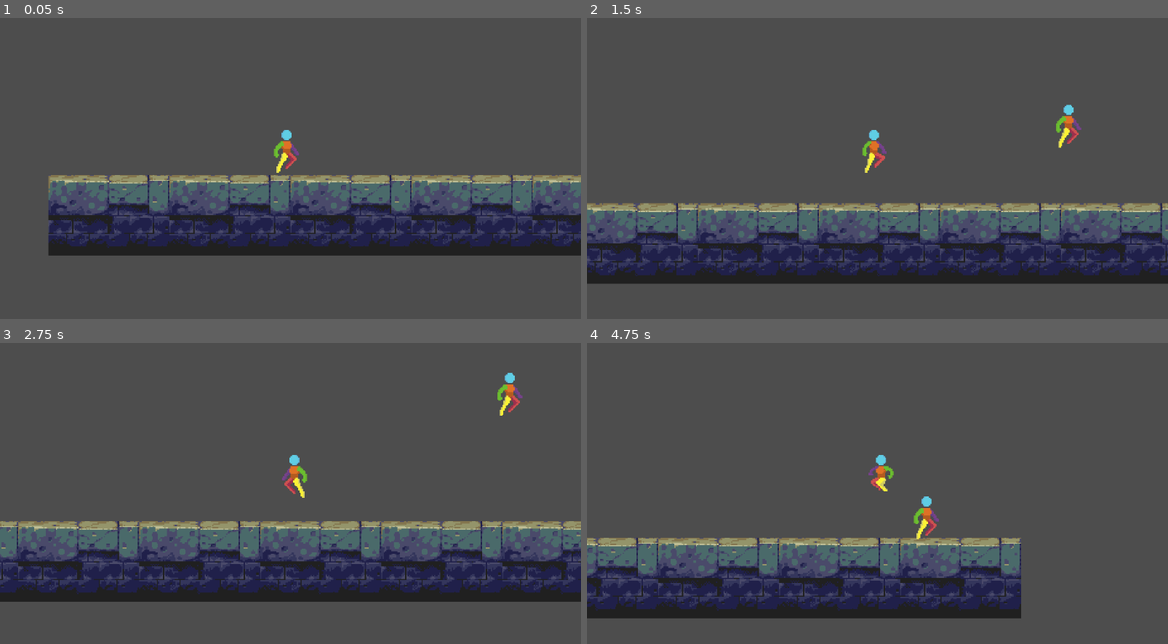
Above: before the commit, frames 1-4 (two rows, left to right).
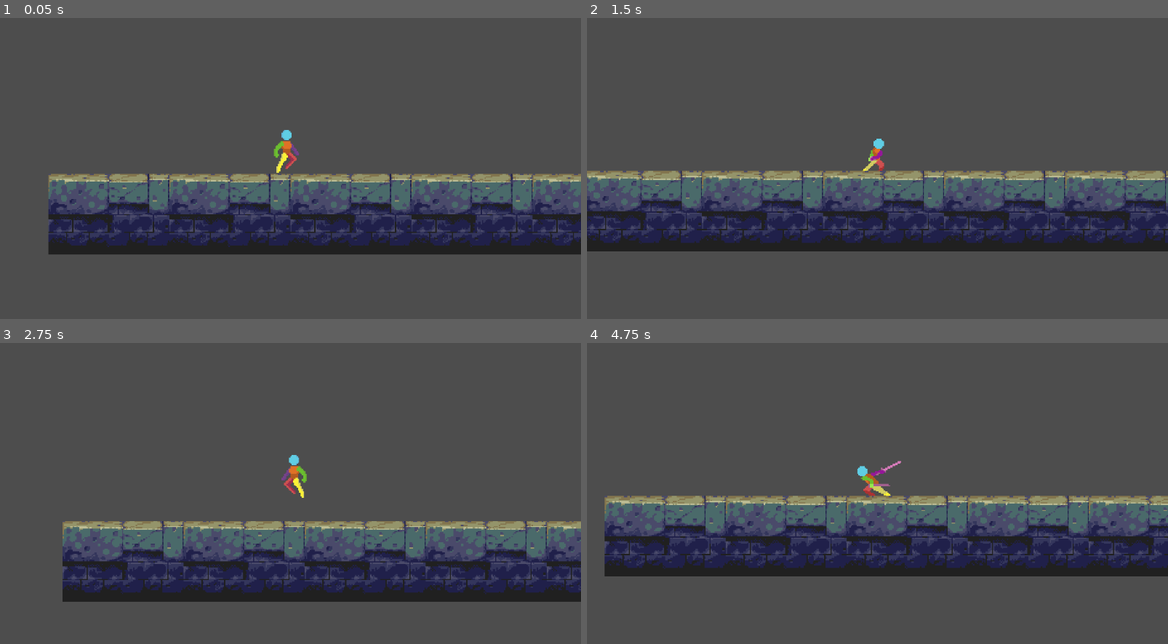
Above: after the commit, the same moments.

Repository: KubaPlay/godotsoulovka
Game: Godot game, scene res://scenes/scene_tutorial.tscn
Two runs of this game, one before a commit and one after it. Both use one fixed random seed, a clock stepped at 60 frames per second and the inputs below. Before the commit the project has no main scene; this scene is started directly in both runs.
Inputs:
- Up to frame 1 (0.05 s): no input
- Up to frame 2 (1.5 s): tap Enter (ui_accept) at 0.5 s; hold D (move_right) from 0.53 s (still down); tap K (attack, bound only after the commit) at 0.6 s; tap Space (jump) at 0.77, 0.8, 1.07, 1.35 s
- Up to frame 3 (2.75 s): tap Space (jump) at 1.52, 1.82, 2.3 s; tap K (attack, bound only after the commit) at 1.55, 2.1 s; release D (move_right) at 2.03 s; hold A (move_left) from 2.03 s (still down)
- Up to frame 4 (4.75 s): release A (move_left) at 2.78 s; hold D (move_right) 2.78-4.28 s; tap K (attack, bound only after the commit) at 2.85, 4.35 s; tap Space (jump) at 3.02, 3.32, 3.6, 3.77, 4.07, 4.52 s; hold A (move_left) from 4.28 s (still down)

The runs differ from the first frame. In frame 1, 3.9% of the frame differs, in the area x 8-100%, y 51-79%; in frame 2, 34%; in frame 3, 12%; in frame 4, 36%, in the area x 0-100%, y 37-92%.

Commit message:
update 0.2
combo system
attack bug fixed
animations fixed

Diff:
--- a/firstgame/assets/player.gd
+++ b/firstgame/assets/player.gd
@@ -1,66 +1,193 @@
 extends CharacterBody2D
-
 
 const SPEED = 150.0
 const JUMP_VELOCITY = -250.0
+const ATTACK_MOVEMENT_SPEED_FACTOR = 0.25 # Jak rychle se lze pohybovat během pozemního útoku (0.0 = žádný, 1.0 = plná rychlost)
 
-var running = false
-var jumping = false
-var attacking = false
+var gravity = ProjectSettings.get_setting("physics/2d/default_gravity")
 
+var running: bool = false
+# Proměnná jumping se může odstranit, pokud ji nepoužíváte jinde,
+# protože stav ve vzduchu se určuje primárně přes `not is_on_floor()`
+# var jumping: bool = false
 
-@onready var sprite = $Animace
+var current_attack_name: String = ""
+var can_link_to_m2: bool = false
+
+@onready var sprite: AnimatedSprite2D = $Animace
+@onready var combo_window_timer: Timer = Timer.new()
+
+const COMBO_WINDOW_DURATION: float = 0.3
 
 func _ready():
+	# ... (kód _ready zůstává stejný jako v předchozí odpovědi)
+	if not sprite:
+		printerr("CHYBA: Node $Animace nenalezen!")
+		return
+
+	if not sprite.is_connected("animation_finished", Callable(self, "_on_Animace_animation_finished")):
+		var error_code = sprite.connect("animation_finished", Callable(self, "_on_Animace_animation_finished"))
+		if error_code == OK:
+			print("DEBUG: Signál 'animation_finished' byl úspěšně programově připojen.")
+		else:
+			printerr("CHYBA: Nepodařilo se programově připojit signál 'animation_finished', kód chyby: ", error_code)
+
+	combo_window_timer.name = "ComboWindowTimer"
+	combo_window_timer.wait_time = COMBO_WINDOW_DURATION
+	combo_window_timer.one_shot = true
+	combo_window_timer.connect("timeout", Callable(self, "_on_ComboWindowTimer_timeout"))
+	add_child(combo_window_timer)
+
+	print("DEBUG: _ready() dokončeno. Výchozí animace: idle")
 	sprite.play("idle")
 
 
+func _on_Animace_animation_finished():
+	# ... (kód _on_Animace_animation_finished zůstává stejný)
+	print("DEBUG_SIGNAL: Animace dokončena: '", sprite.animation, "'")
+	print("DEBUG_SIGNAL: Aktuální útok byl: '", current_attack_name, "'")
+
+	var finished_anim = sprite.animation
+
+	if finished_anim == current_attack_name:
+		if finished_anim == "m1":
+			can_link_to_m2 = true
+			combo_window_timer.start()
+			print("DEBUG_SIGNAL: 'm1' skončila. Combo okno pro 'm2' otevřeno.")
+		elif finished_anim == "m2":
+			print("DEBUG_SIGNAL: 'm2' skončila. Ukončuji útok.")
+			current_attack_name = ""
+			can_link_to_m2 = false
+	elif current_attack_name != "":
+		print("DEBUG_SIGNAL: Skončila animace '", finished_anim, "', ale očekával se konec '", current_attack_name, "'. Resetuji útok.")
+		current_attack_name = ""
+		can_link_to_m2 = false
+
+
+func _on_ComboWindowTimer_timeout():
+	# ... (kód _on_ComboWindowTimer_timeout zůstává stejný)
+	if can_link_to_m2:
+		print("DEBUG_TIMER: Combo okno pro 'm2' vypršelo. Ukončuji útok po 'm1'.")
+		can_link_to_m2 = false
+		if current_attack_name == "m1":
+			current_attack_name = ""
+
+
+func _is_attacking() -> bool:
+	return current_attack_name != ""
+
+
 func _physics_process(delta: float) -> void:
-	# Add the gravity.
+	if not sprite: return
+
+	# GRAVITACE - aplikuje se vždy, i během útoku
 	if not is_on_floor():
-		velocity += get_gravity() * delta
+		velocity.y += gravity * delta
 
-	# Handle jump.
-	if Input.is_action_just_pressed("jump") and is_on_floor():
+	# SKÁKÁNÍ
+	# `_is_attacking()` kontrola zůstává, aby se nedalo skočit uprostřed útoku (běžné chování)
+	if Input.is_action_just_pressed("jump") and is_on_floor() and not _is_attacking():
 		velocity.y = JUMP_VELOCITY
-		jumping = true
+		# jumping = true # nepotřebujeme nutně, sprite pro skok se řídí is_on_floor()
+		print("DEBUG: Skok")
 
-	if is_on_floor():
-		jumping = false
+	# if is_on_floor(): # Tuto část už explicitně nepotřebujeme pro jumping flag
+	# 	jumping = false
 
-	# Get the input direction and handle the movement/deceleration.
-	# As good practice, you should replace UI actions with custom gameplay actions.
+
+	# POHYB (VSTUP OD HRÁČE)
 	var direction := Input.get_axis("move_left", "move_right")
 
+	# ZPRACOVÁNÍ VSTUPU PRO ÚTOK - nyní možné i ve vzduchu
+	if Input.is_action_just_pressed("attack"): # Odstraněna podmínka is_on_floor()
+		if not _is_attacking():
+			print("DEBUG_INPUT: Detekován vstup pro útok. Zahajuji 'm1'.")
+			current_attack_name = "m1"
+			sprite.play("m1")
+			can_link_to_m2 = false
+			if not combo_window_timer.is_stopped():
+				combo_window_timer.stop()
 
-	#animace pro běh
-	var running := direction != 0
+			# Ovlivnění pohybu při zahájení útoku
+			if not is_on_floor():
+				# Ve vzduchu chceme často menší dopad na horizontální rychlost
+				# velocity.x *= 0.5 # Např. zpomalit o 50%
+				pass # Nebo nechat hybnost jak je
+			else:
+				# Na zemi můžeme pohyb omezit více, ale ne nutně na 0
+				velocity.x = direction * SPEED * ATTACK_MOVEMENT_SPEED_FACTOR # Pro malé klouzání
+				# velocity.x = 0 # Pro úplné zastavení
+
+		elif current_attack_name == "m1" and can_link_to_m2:
+			print("DEBUG_INPUT: Detekován vstup pro combo. Zahajuji 'm2'.")
+			current_attack_name = "m2"
+			sprite.play("m2")
+			can_link_to_m2 = false
+			if not combo_window_timer.is_stopped():
+				combo_window_timer.stop()
+
+			if not is_on_floor():
+				pass # Podobně pro m2 ve vzduchu
+			else:
+				velocity.x = direction * SPEED * ATTACK_MOVEMENT_SPEED_FACTOR
+				# velocity.x = 0
 
 
+	# OTOČENÍ SPRITE
+	# Otočení povoleno, POKUD NEÚTOČÍME. Během útoku si sprite drží směr, kterým útok začal.
+	# Výjimka: pokud útočíme a jsme ve vzduchu a měníme směr, můžeme zvážit otočení,
+	# ale pro jednoduchost to zde neimplementujeme.
+	if not _is_attacking():
+		if direction > 0:
+			sprite.flip_h = false
+		elif direction < 0:
+			sprite.flip_h = true
 
-	#otáčení sprite
-	if direction == 1:
-		sprite.flip_h = false
-	elif direction == -1:
-		sprite.flip_h = true
+	# HORIZONTÁLNÍ POHYB
+	if _is_attacking():
+		# Pohyb během útoku
+		if is_on_floor():
+			# Povolíme omezený pohyb podle 'direction' během pozemního útoku
+			if direction != 0:
+				velocity.x = direction * SPEED * ATTACK_MOVEMENT_SPEED_FACTOR
+			else:
+				# Pokud hráč nedrží směr, pomalu brzdit
+				velocity.x = move_toward(velocity.x, 0, SPEED * ATTACK_MOVEMENT_SPEED_FACTOR * 2 * delta) # Rychlejší brzdění
+		else:
+			# Ve vzduchu necháme hráče ovlivňovat směr (air control),
+			# ale rychlost bude daná spíše skokem a gravitací.
+			# Můžeme aplikovat standardní air control, pokud ho máte implementovaný.
+			# Pro jednoduchost zde můžeme nechat velocity.x být ovlivněno předchozími akcemi,
+			# nebo přidat malý vliv direction:
+			if direction != 0:
+				velocity.x = move_toward(velocity.x, direction * SPEED, SPEED * 0.5 * delta) # Pomalá změna směru ve vzduchu
+			# Pokud nemáte air control, velocity.x bude pokračovat z předchozího pohybu
+	else:
+		# Normální pohyb, když neútočíme
+		running = (direction != 0) # Nastav running pouze když neútočíme a hýbeme se
+		if direction != 0:
+			velocity.x = direction * SPEED
+		else:
+			velocity.x = move_toward(velocity.x, 0, SPEED)
 
 
-	if direction:
-		velocity.x = direction * SPEED
-	else:
-		velocity.x = move_toward(velocity.x, 0, SPEED)
-
-	#animace
-	if running and is_on_floor() and !jumping:
-		sprite.play("run")
-	elif !running and is_on_floor() and !jumping:
-		sprite.play("idle")
-	elif !is_on_floor():
-		sprite.play("jump")
-
-	print("skáče?: ", jumping)
-	print("běží?: ", running)
-	print("je na zemi?: ", is_on_floor())
-	print("utoci?: ", attacking)
+	# ANIMACE
+	# Tato sekce se nyní stará primárně o animace pohybu a skoku.
+	# Útočné animace se spouštějí POUZE v sekci ZPRACOVÁNÍ VSTUPU PRO ÚTOK.
+	if not _is_attacking():
+		if not is_on_floor():
+			if sprite.animation != "jump": # A není to jiná útočná animace, která by mohla běžet (neměla by)
+				sprite.play("jump")
+		elif running:
+			if sprite.animation != "run":
+				sprite.play("run")
+		else: # Stojíme
+			if sprite.animation != "idle":
+				sprite.play("idle")
+	# else:
+		# Pokud _is_attacking(), útočná animace by měla hrát.
+		# Kontrolu `if sprite.animation != current_attack_name: sprite.play(current_attack_name)`
+		# přidávejte jen pokud máte problémy s přerušením útočných animací.
+		# Správně by se neměly přerušovat, pokud není jiná logika, která by to způsobila.
 
 	move_and_slide()
--- a/firstgame/assets/player.tscn
+++ b/firstgame/assets/player.tscn
@@ -270,7 +270,7 @@
 "duration": 1.0,
 "texture": SubResource("AtlasTexture_uef55")
 }],
-"loop": true,
+"loop": false,
 "name": &"m1",
 "speed": 12.0
 }, {
@@ -302,7 +302,7 @@
 "duration": 1.0,
 "texture": SubResource("AtlasTexture_ifsbl")
 }],
-"loop": true,
+"loop": false,
 "name": &"m2",
 "speed": 12.0
 }, {
@@ -345,8 +345,9 @@
 [node name="Animace" type="AnimatedSprite2D" parent="."]
 sprite_frames = SubResource("SpriteFrames_7rrun")
 animation = &"m2"
-frame_progress = 0.421389
 
 [node name="CollisionShape2D" type="CollisionShape2D" parent="."]
 position = Vector2(0, 5)
 shape = SubResource("CapsuleShape2D_2asft")
+
+[connection signal="animation_finished" from="Animace" to="." method="_on_animace_animation_finished"]
--- a/firstgame/project.godot
+++ b/firstgame/project.godot
@@ -11,6 +11,7 @@
 [application]
 
 config/name="firstGame"
+run/main_scene="uid://dpdda732yt6tu"
 config/features=PackedStringArray("4.4", "Forward Plus")
 config/icon="res://icon.svg"
 
@@ -36,6 +37,11 @@
 "events": [Object(InputEventKey,"resource_local_to_scene":false,"resource_name":"","device":0,"window_id":0,"alt_presse …(189 unchanged characters)…
 ]
 }
+attack={
+"deadzone": 0.2,
+"events": [Object(InputEventKey,"resource_local_to_scene":false,"resource_name":"","device":0,"window_id":0,"alt_pressed":false,"shift_pressed":false,"ctrl_pressed":false,"meta_pressed":false,"pressed":false,"keycode":0,"physical_keycode":75,"key_label":0,"unicode":0,"location":0,"echo":false,"script":null)
+]
+}
 
 [rendering]
 
Not shown: 1 places in firstgame/scenes/scene_tutorial.tscn that only renumber resources
